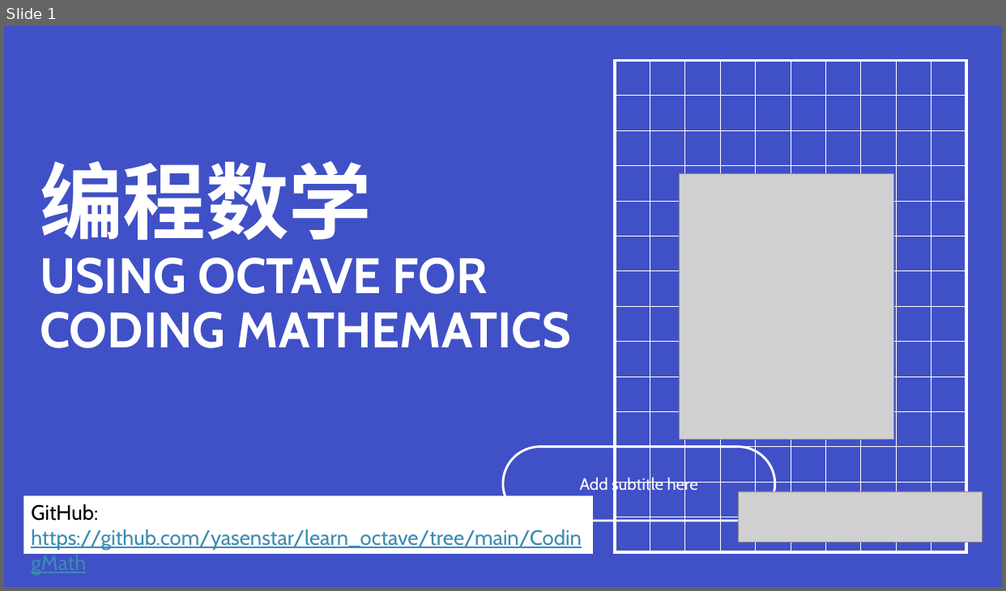
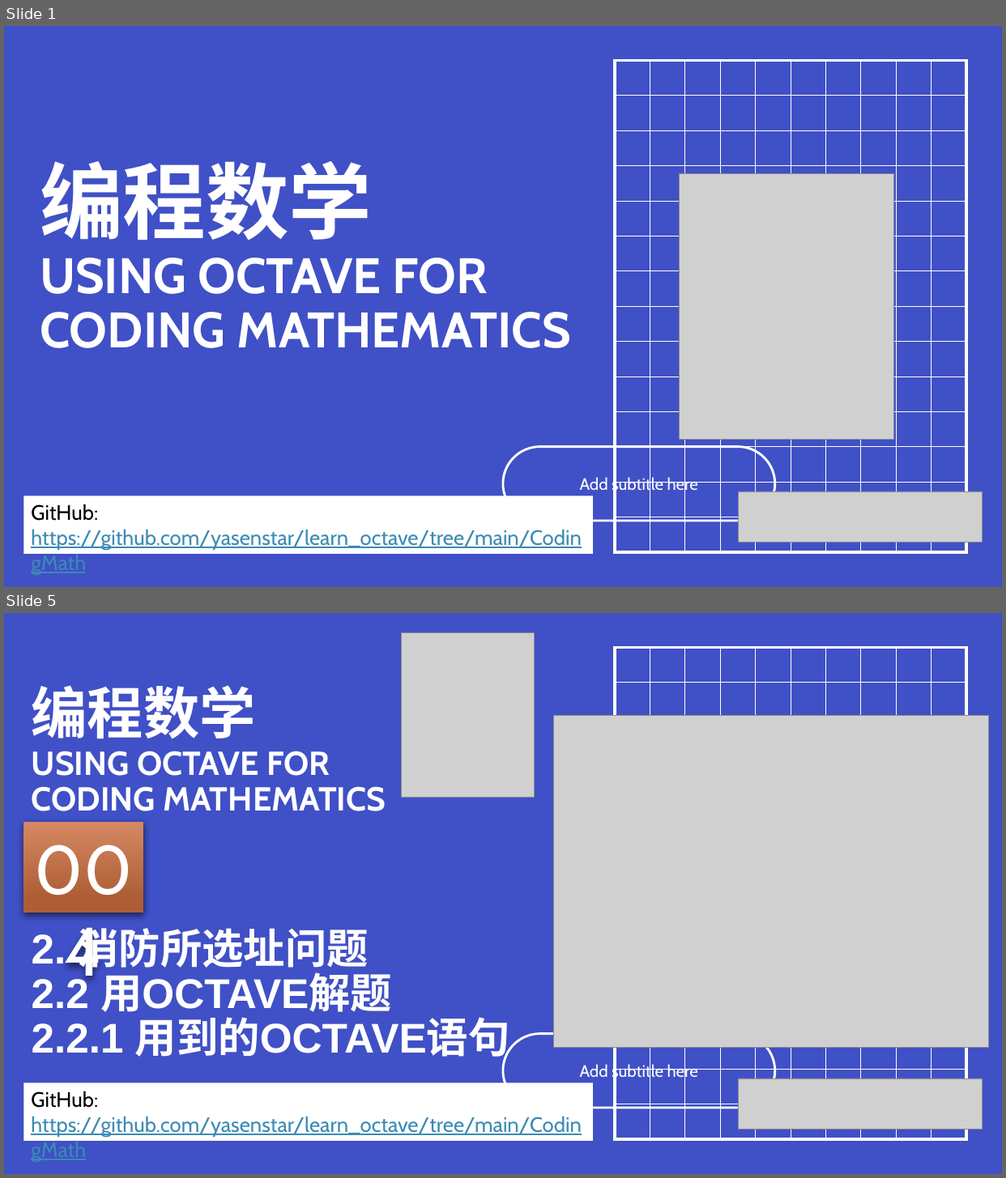
Before and after one commit to yasenstar/learn_octave, a slide deck: CodingMath/codingmath-covers.pptx. Shown one above the other, each under a label of ours: slide 1 before the commit, slides 1 and 5 after it; the slides between them are not shown. The pictures are 1006x591 and 1006x1178 pixels, drawn with LibreOffice and Linux fonts; fonts in the diff are those of the drawing; grey boxes stand for pictures. Boxes give left, top, right and bottom in pixels: in the first picture for what was removed or moved away, otherwise in the second. Text is boxed around its words. In the diff, an @@ line names an element or a change of style, - is before the commit and + after.

```diff
--- a/CodingMath/codingmath-covers.pptx
+++ b/CodingMath/codingmath-covers.pptx
@@ slide 5 added at [4,613,1002,1174], background #4050C6; not listed: 1 template element that a slide beside it also shows @@
@@ picture added at [401,633,534,797] @@
@@ title added at [32,685,386,811], 32 pt, text #FFFFFF, bold @@
+编程数学
+USING OCTAVE FOR CODING MATHEMATICS
@@ picture added at [553,715,988,1047] @@
@@ rectangle added at [23,822,143,913], fill gradient #D58863 to #AF5F35, 66 pt, text #FFFFFF @@
+004
@@ text added at [32,927,510,1063], 40 pt, text #FFFFFF, bold @@
+2. 消防所选址问题
+2.2 用OCTAVE解题
+2.2.1 用到的OCTAVE语句
@@ rectangle added at [23,1083,592,1141], fill #FFFFFF, 20 pt, text #3B8AB3, underline @@
+GitHub: https://github.com/yasenstar/learn_octave/tree/main/CodingMath
@@ picture added at [739,1079,982,1130] @@
```
Also in this commit, not shown: 3 other slides added, 4 other files.
